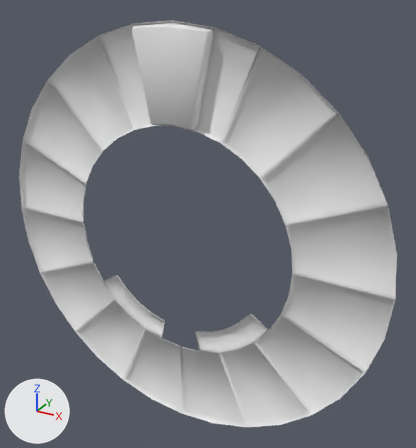
The Blender file vongott/Assets/Mesh/UI/menus.blend, before and after one commit.
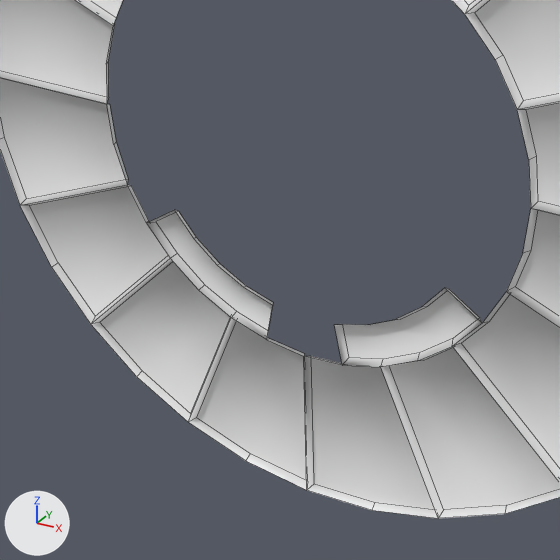
Each version is shown whole from a camera (50 mm lens) standing at (12.99, -20.68, 11.81) and looking at (1.07, 0.98, 0.98), then close up on the part from 7% to 74% of the width and 38% to 100% of the height. Lighting does not change. The marker at lower left points along +X, +Y and +Z. The close-ups show mesh edges as thin lines. The same objects are shown in both versions, whatever each file hides.

The first close-up shows 'inventory_rim'.
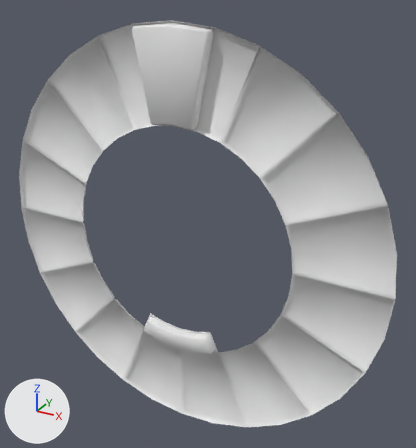
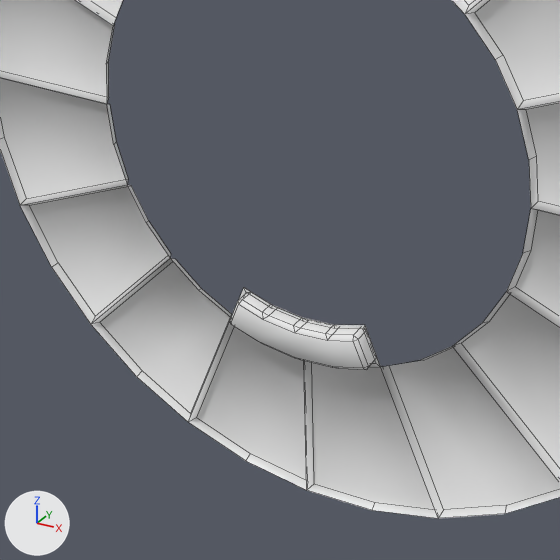
Location of each change, [x1, y1, x2, y2] in pixels of the close-ups (560 x 560 px):
'inventory_btn_action', added
    after: [230, 294, 374, 370]
part 1 of me_circle_019, cut back
    before: [147, 210, 482, 367]
    after: [239, 288, 381, 367]

The change, as a list of edits to the scene's bpy script:
```text
Change me_circle_019:
    used by ob_inventory_rim; location = (0.0, 0.0, 0.0)
    remove me_circle_019.from_pydata(...)  # 190 vertices, 134 faces; spans x -10.0..10.0, y 0.0..0.2, z -10.0..10.0
    add me_circle_019.from_pydata(...)  # 175 vertices, 126 faces; spans x -10.0..10.0, y 0.0..0.2, z -10.0..10.0
    me_circle_019 part 1
    24 vertices are removed from x -4.6..4.6, y 0.0..0.2, z -5.5..-2.5
    22 faces are deleted
    2 vertices move from x -2.1..2.1, y 0.2, z -5.2 to x -2.0..2.0, y 0.0, z -5.2
    9 vertices are added at x -1.7..1.7, y 0.0, z -5.6..-4.3
    14 new faces join them
Add me_circle_022_1:
    me_circle_022_1.from_pydata([(-1.69, 0.2, -4.34), (0.0, 0.2, -4.66), (-0.91, 0.2, -4.57), (1.69, 0.2, -4.34), (0.91, 0.2, -4.57), (-2.05, 0.2, -5.21), (-1.09, 0.2, -5.49), (0.0, 0.2, -5.6), (1.09, 0.2, -5.49), (2.05, 0.2, -5.2), (2.05, -0.4, -5.2), (1.09, -0.4, -5.49), (0.0, -0.4, -5.6), (-1.09, -0.4, -5.49), (-2.05, -0.4, -5.21), (0.91, -0.4, -4.57), (1.69, -0.4, -4.34), (-0.91, -0.4, -4.57), (0.0, -0.4, -4.66), (-1.69, -0.4, -4.34)], [], [(9, 8, 7, 6, 5, 0, 2, 1, 4, 3), (5, 14, 19, 0), (7, 12, 13, 6), (0, 19, 17, 2), (4, 15, 16, 3), (6, 13, 14, 5), (9, 10, 11, 8), (1, 18, 15, 4), (3, 16, 10, 9), (8, 11, 12, 7), (2, 17, 18, 1), (10, 16, 15, 18, 17, 19, 14, 13, 12, 11)])
    me_circle_022_1.polygons.foreach_set('use_smooth', [True] * 12)
Add ob_inventory_btn_action:
    ob_inventory_btn_action = bpy.data.objects.new('inventory_btn_action', me_circle_022_1)
    ob_inventory_btn_action.location = (0.0, 0.0, 0.0)
    _m = ob_inventory_btn_action.modifiers.new('Bevel', 'BEVEL')
    _m.limit_method = 'NONE'
    _m.spread = 0.0
```
